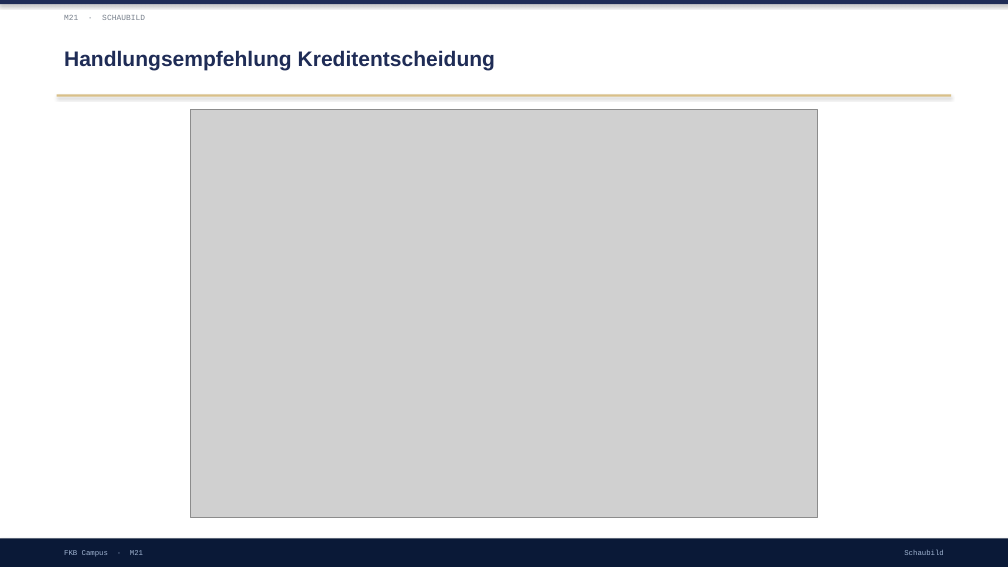
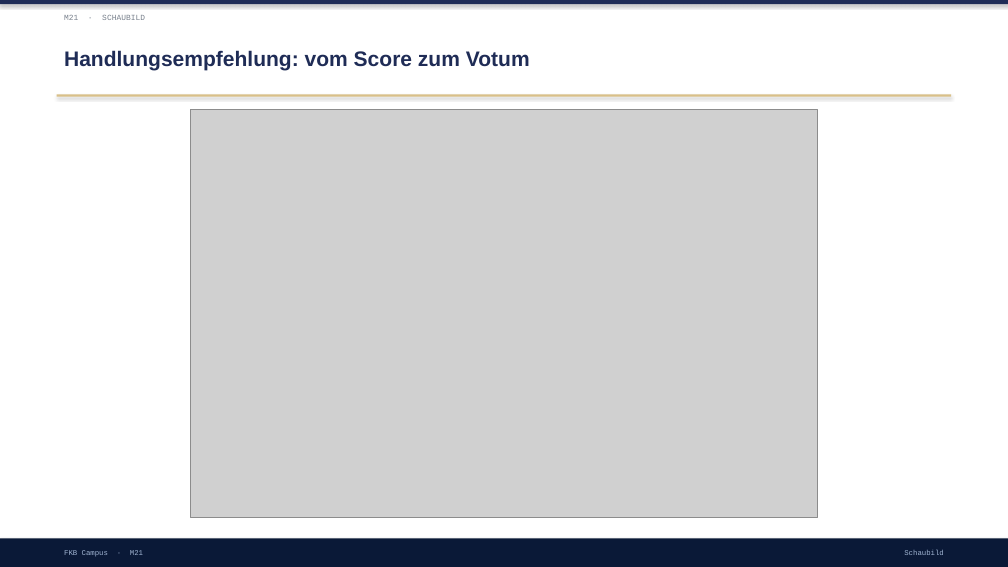
Before and after one commit to ck5rqc47pr-byte/firmenkundenakademie-online, a slide deck: slide 16 of protected-downloads/praesentation/M21.pptx (slide 5 before the commit). Drawn at 1008x567 pixels with LibreOffice and Linux fonts; fonts in the diff are those of the drawing; grey boxes stand for pictures. Boxes give left, top, right and bottom in pixels: in the first picture for what was removed or moved away, otherwise in the second. Text is boxed around its words. In the diff, an @@ line names an element or a change of style, - is before the commit and + after.

```diff
--- a/protected-downloads/praesentation/M21.pptx
+++ b/protected-downloads/praesentation/M21.pptx
@@ text at [64, 50, 530, 70]: text changed @@
-Handlungsempfehlung Kreditentscheidung
+Handlungsempfehlung: vom Score zum Votum
```
Also in this commit, not shown: 3 other slides changed, 9 slides added, 11 slides removed, 1 other file.
